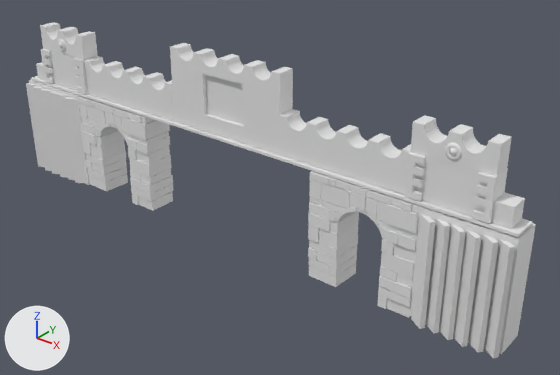
A saved change to the Blender file Blender Files/jegol_combined.blend.
The view is the same before and after, from a camera (50 mm lens) standing at (91.6, -102.2, 77.2) and looking at (9.2, 0.8, 13.3). The axes (+X, +Y, +Z) are drawn at lower left. The lights are the same throughout.
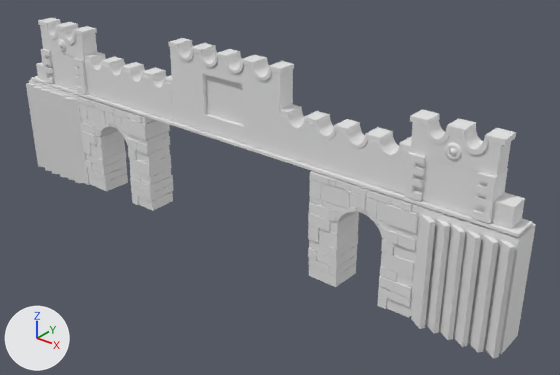
Commit message: top frame added

Location of each change, [x1, y1, x2, y2] in pixels of the pictures (560 x 375 px):
'Cube.038', added: after [280, 105, 412, 158]
'Cube.020', added: after [168, 38, 294, 80]
'Cube.039', added: after [410, 109, 516, 155]
'Cube.036', added: after [84, 52, 172, 90]
'Cube.037', added: after [38, 18, 97, 44]

What the commit changed:
Mesh me_cube_009 is new.
It has 192 vertices, 98 faces and spans x -1.0..1.0, y -1.11..1.0, z -6.49..1.0.
Mesh me_cube_007 is new.
It has 408 vertices, 206 faces and spans x -1.0..1.0, y -1.09..1.06, z -5.72..1.28.
Object 'Cube.039' (ob_cube_039) is new; it shows me_cube_009.
Its location is (46.0, -2.7, 35.6).
Its scale is (7.55, 1.8, 0.442).
Object 'Cube.038' (ob_cube_038) is new; it shows me_cube_007.
Its location is (26.0, -2.5, 30.8).
Its scale is (13.4, 1.8, 0.416).
Object 'Cube.037' (ob_cube_037) is new; it shows a copy of me_cube_009.
Its location is (-46.0, -2.6, 35.9).
Its scale is (7.55, 1.8, 0.442).
Object 'Cube.036' (ob_cube_036) is new; it shows a copy of me_cube_007.
Its location is (-26.0, -2.4, 30.7).
Its scale is (13.4, 1.8, 0.416).
Object 'Cube.020' (ob_cube_020) is new; it shows a copy of me_cube_007.
Its location is (0.3, -2.7, 38.2).
Its scale is (13.4, 1.8, 0.416).
